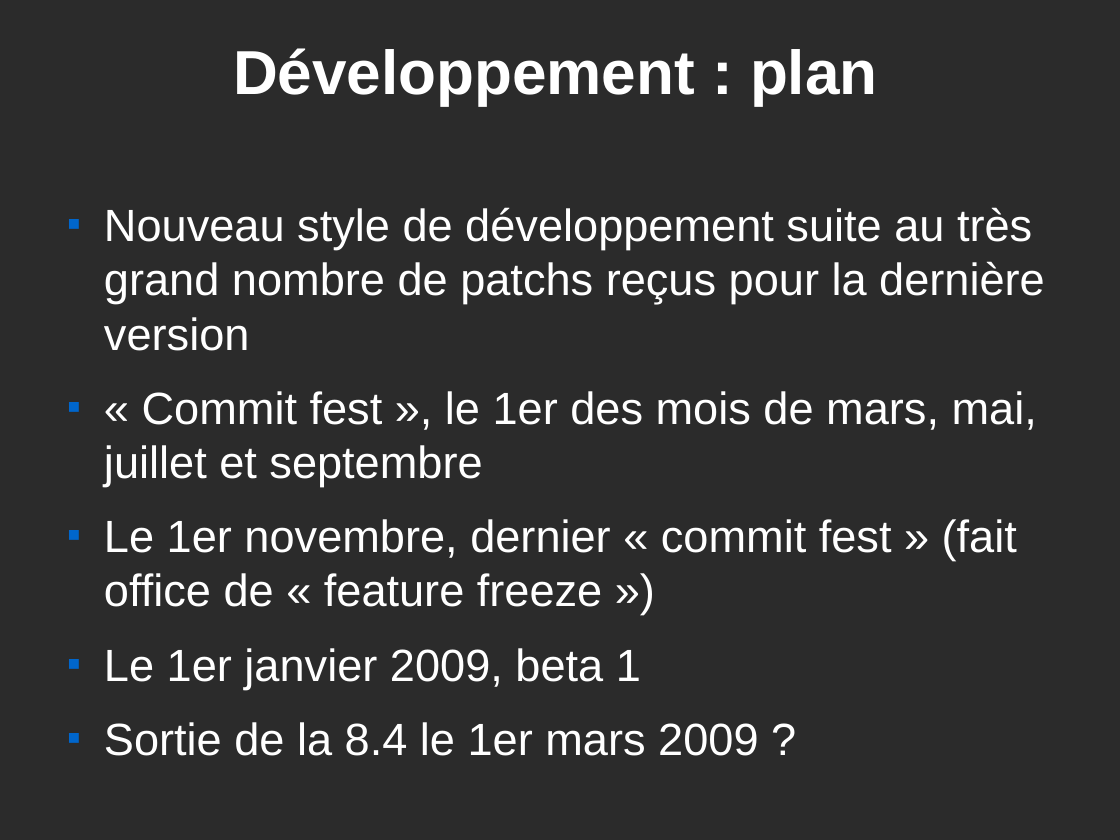
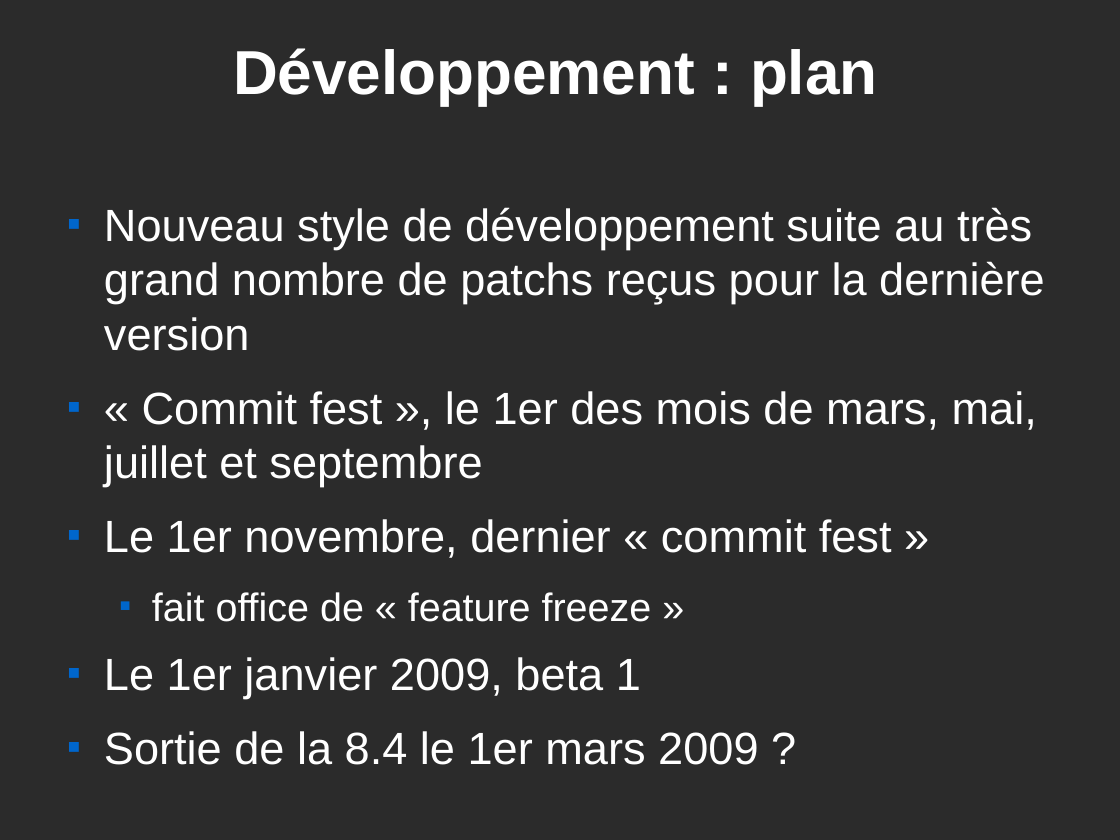
Before and after one commit to postgresqlfr/pgfr_materials, a slide deck: slide 33 of advocacy/trunk/confs/presentationPG.odp (slide 31 before the commit). Drawn at 1120x840 pixels with LibreOffice and Linux fonts; fonts in the diff are those of the drawing; background and template pictures are left out; a plain dark background stands for a picture behind light text. Boxes give left, top, right and bottom in pixels: in the first picture for what was removed or moved away, otherwise in the second. Text is boxed around its words. In the diff, an @@ line names an element or a change of style, - is before the commit and + after.

```diff
--- a/advocacy/trunk/confs/presentationPG.odp
+++ b/advocacy/trunk/confs/presentationPG.odp
@@ text at <box>104,519,892,622</box>: text changed @@
-■ Le 1er novembre, dernier « commit fest » (fait office de « feature freeze »)
+■ Le 1er novembre, dernier « commit fest »
+  ■ fait office de « feature freeze »
```
Also in this commit, not shown: 3 other slides changed, 3 slides added.
